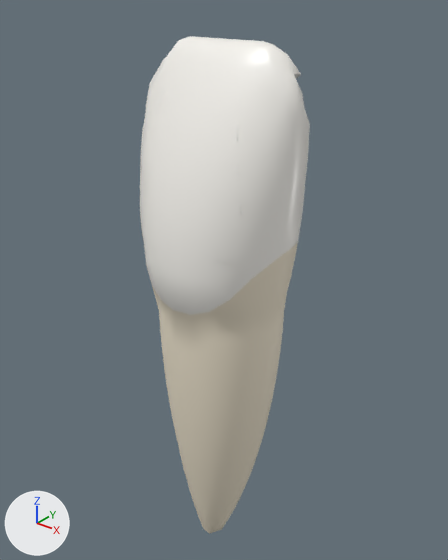
A saved change to the glTF model public/models/teeth/12-lo.glb.
Before and after are seen from a camera (50 mm lens) standing at (13.1, -16.5, 10.7) and looking at (-0.6, 0.7, 0.1). Arrows for +X, +Y and +Z are at lower left; the lights stay in place. The picture after the commit comes second. Where no turn or scale is listed for an object, it has been applied to the vertices.

Script lines for the objects in view, before the commit:
```python
me_d = bpy.data.meshes.new('D')
me_d.from_pydata(...)  # 79 vertices, 118 faces; spans x -3.23..-1.15, y -2.09..1.73, z 1.9..8.3
me_d.materials.append(mat_enamel)  # white #f9f7f1
me_i = bpy.data.meshes.new('I')
me_i.from_pydata(...)  # 51 vertices, 78 faces; spans x -2.37..2.68, y -1.15..1.19, z 7.51..9.0
me_i.materials.append(mat_enamel)  # white #f9f7f1
me_m = bpy.data.meshes.new('M')
me_m.from_pydata(...)  # 68 vertices, 95 faces; spans x 1.29..3.15, y -2.05..1.73, z 1.9..8.18
me_m.materials.append(mat_enamel)  # white #f9f7f1
ob_d = bpy.data.objects.new('D', me_d)
ob_d.location = (0.0, 0.0, 0.0)
ob_i = bpy.data.objects.new('I', me_i)
ob_i.location = (0.0, 0.0, 0.0)
ob_m = bpy.data.objects.new('M', me_m)
ob_m.location = (0.0, 0.0, 0.0)
# also in view: 'V' at (0.0, -2.0, 4.1); 'root' at (0.0, -0.1, -5.1)
```
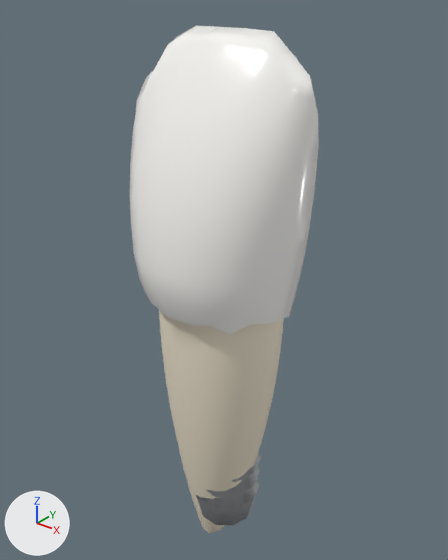
Where the newer file only moved an object's origin or applied its transform, the numbers keep the older frame.

Where the change shows, as pixel boxes (x1, y1, x2, y2) in the pictures (448 x 560 px):
'crown', added
    after: (130, 25, 319, 334)
'implant', added
    after: (196, 442, 262, 525)
'V', unchanged, covered by the edit
    before: (140, 76, 250, 315)
'M', unchanged, covered by the edit
    before: (237, 74, 310, 280)
'I', unchanged, covered by the edit
    before: (164, 36, 301, 85)
'D', unchanged, covered by the edit
    before: (140, 59, 171, 230)

The change in detail:
Material 'titanium' (mat_titanium) is new.
Its base color is (0.72, 0.74, 0.77) (light grey #dddfe3).
Its metallic is 1.0.
Its roughness is 0.35.
Material 'ceramic' (mat_ceramic) is new.
Its base color is (0.97, 0.96, 0.93) (white #fcfaf7).
Its roughness is 0.2.
Mesh me_implant is new.
It has 282 vertices, 560 faces and spans x -1.7..1.7, y -1.62..1.62, z -7.35..7.35.
It uses material mat_titanium (light grey #dddfe3).
Mesh me_crown is new.
It has 276 vertices, 548 faces and spans x -3.58..3.58, y -3.34..3.34, z -4.83..4.83.
It uses material mat_ceramic (white #fcfaf7).
Object 'implant' (ob_implant) is new; it shows me_implant.
Its location is (0.0, 0.0, -4.15).
Object 'crown' (ob_crown) is new; it shows me_crown.
Its location is (0.01, 0.0, 4.53).
